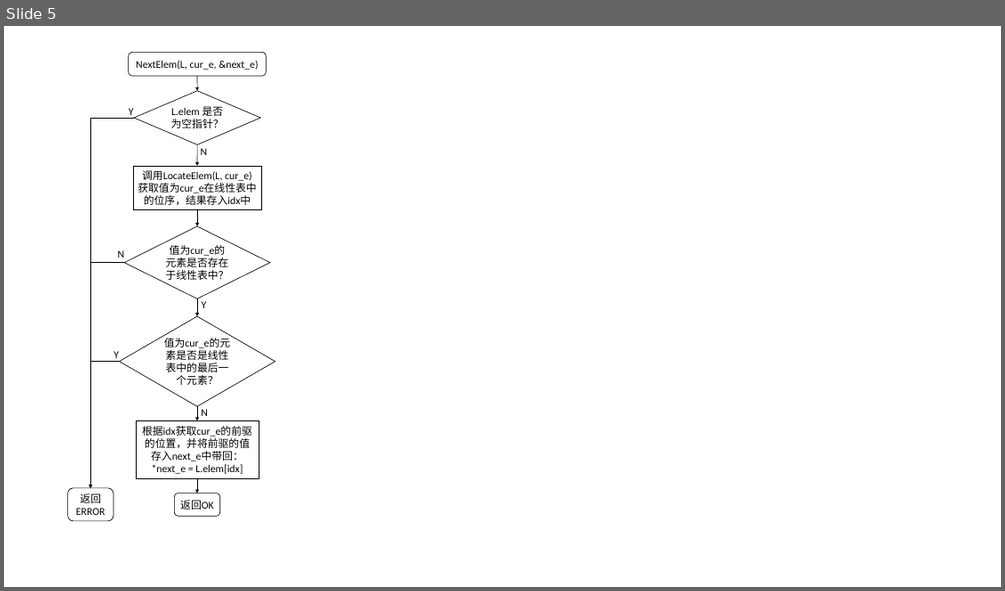
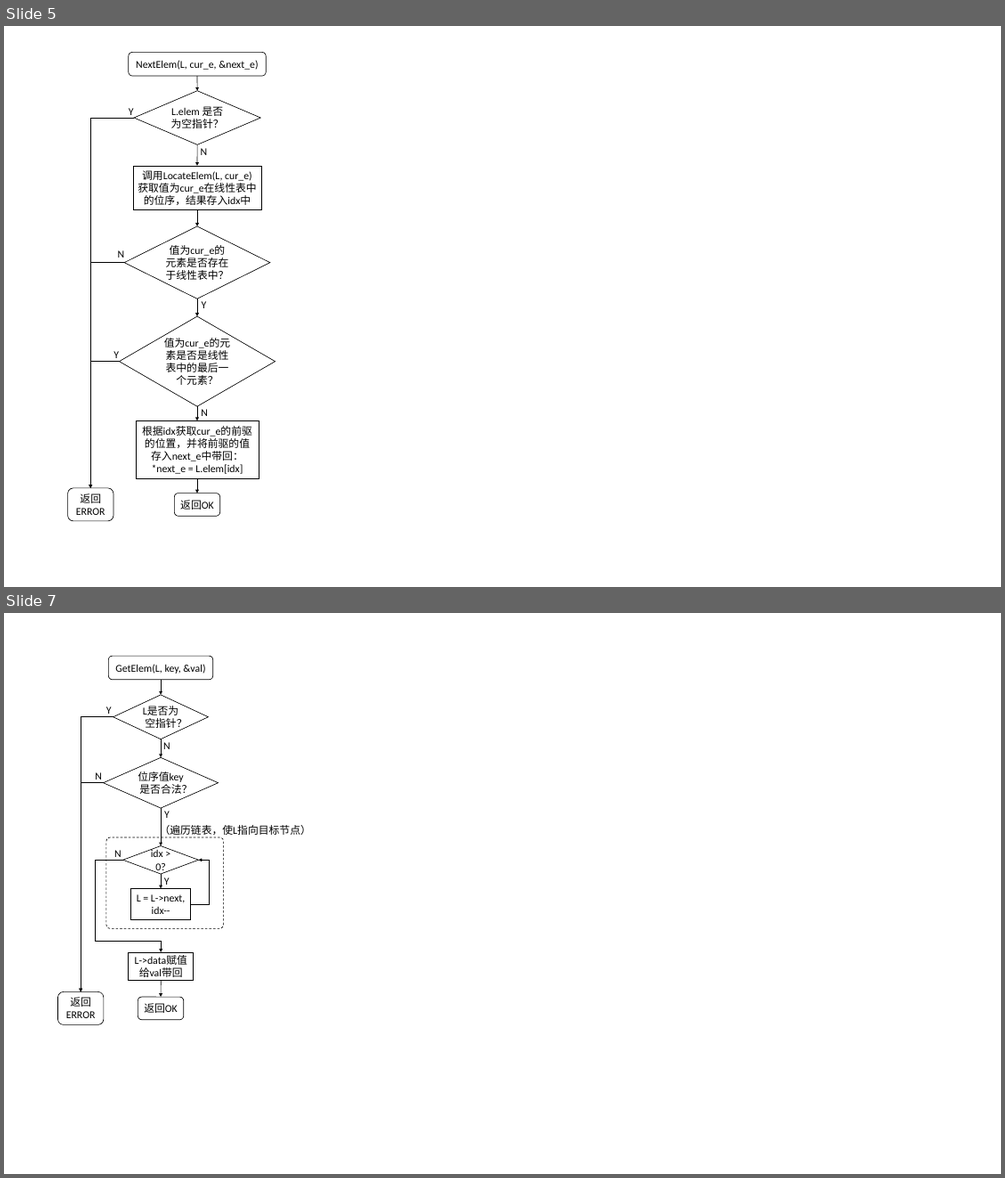
Before and after one commit to smdsbz/homework, a slide deck: data_structure/charts.pptx. Shown one above the other, each under a label of ours: slide 5 before the commit, slides 5 and 7 after it; the slides between them are not shown. The pictures are 1005x591 and 1005x1178 pixels, drawn with LibreOffice and Linux fonts; fonts in the diff are those of the drawing. Boxes give left, top, right and bottom in pixels: in the first picture for what was removed or moved away, otherwise in the second. Text is boxed around its words. In the diff, an @@ line names an element or a change of style, - is before the commit and + after.

```diff
--- a/data_structure/charts.pptx
+++ b/data_structure/charts.pptx
@@ slide 7 added at box(4, 613, 1001, 1174), background #FFFFFF @@
@@ rounded rectangle added at box(108, 656, 213, 680), fill #FFFFFF, outline #000000 1 pt, 18 pt, text #000000 @@
+GetElem(L, key, &val)
@@ arrow added from (161, 680) to (161, 695), #000000 1 pt @@
@@ elbow arrow added from (113, 717) to (81, 991), #000000 1 pt @@
@@ text added at box(106, 706, 112, 714), 18 pt, text #000000 @@
+Y
@@ diamond added at box(113, 695, 209, 738), fill #FFFFFF, outline #000000 1 pt, 18 pt, text #000000 @@
+L是否为空指针？
@@ arrow added from (161, 739) to (161, 758), #000000 1 pt @@
@@ text added at box(163, 742, 170, 749), 18 pt, text #000000 @@
+N
@@ text added at box(95, 772, 102, 779), 18 pt, text #000000 @@
+N
@@ diamond added at box(104, 758, 218, 808), fill #FFFFFF, outline #000000 1 pt, 18 pt, text #000000 @@
+位序值key是否合法？
@@ elbow arrow added from (104, 783) to (81, 991), #000000 1 pt @@
@@ text added at box(160, 823, 311, 837), 18 pt, text #000000 @@
+（遍历链表，使L指向目标节点）
@@ arrow added from (161, 808) to (161, 846), #000000 1 pt @@
@@ text added at box(164, 811, 170, 818), 18 pt, text #000000 @@
+Y
@@ rounded rectangle added at box(106, 837, 224, 928), fill #FFFFFF, outline #000000 1 pt dashed @@
@@ text added at box(114, 850, 121, 857), 18 pt, text #000000 @@
+N
@@ diamond added at box(123, 846, 198, 874), fill #FFFFFF, outline #000000 1 pt, 18 pt, text #000000 @@
+idx > 0?
@@ elbow arrow added from (123, 860) to (161, 952), #000000 1 pt @@
@@ arrow added from (161, 874) to (161, 889), #000000 1 pt @@
@@ text added at box(164, 877, 170, 884), 18 pt, text #000000 @@
+Y
@@ elbow arrow added from (191, 904) to (198, 860), #000000 1 pt @@
@@ rectangle added at box(130, 889, 190, 919), fill #FFFFFF, outline #000000 1 pt, 18 pt, text #000000 @@
+L = L->next,
+idx--
@@ rectangle added at box(129, 952, 194, 980), fill #FFFFFF, outline #000000 1 pt, 18 pt, text #000000 @@
+L->data赋值给val带回
@@ arrow added from (161, 980) to (161, 997), #000000 1 pt @@
@@ rounded rectangle added at box(57, 991, 104, 1024), fill #FFFFFF, outline #000000 1 pt, 18 pt, text #000000 @@
+返回ERROR
@@ rounded rectangle added at box(138, 997, 184, 1020), fill #FFFFFF, outline #000000 1 pt, 18 pt, text #000000 @@
+返回OK
```
Also in this commit, not shown: 1 slide changed, 6 other slides added, 6 other files.
